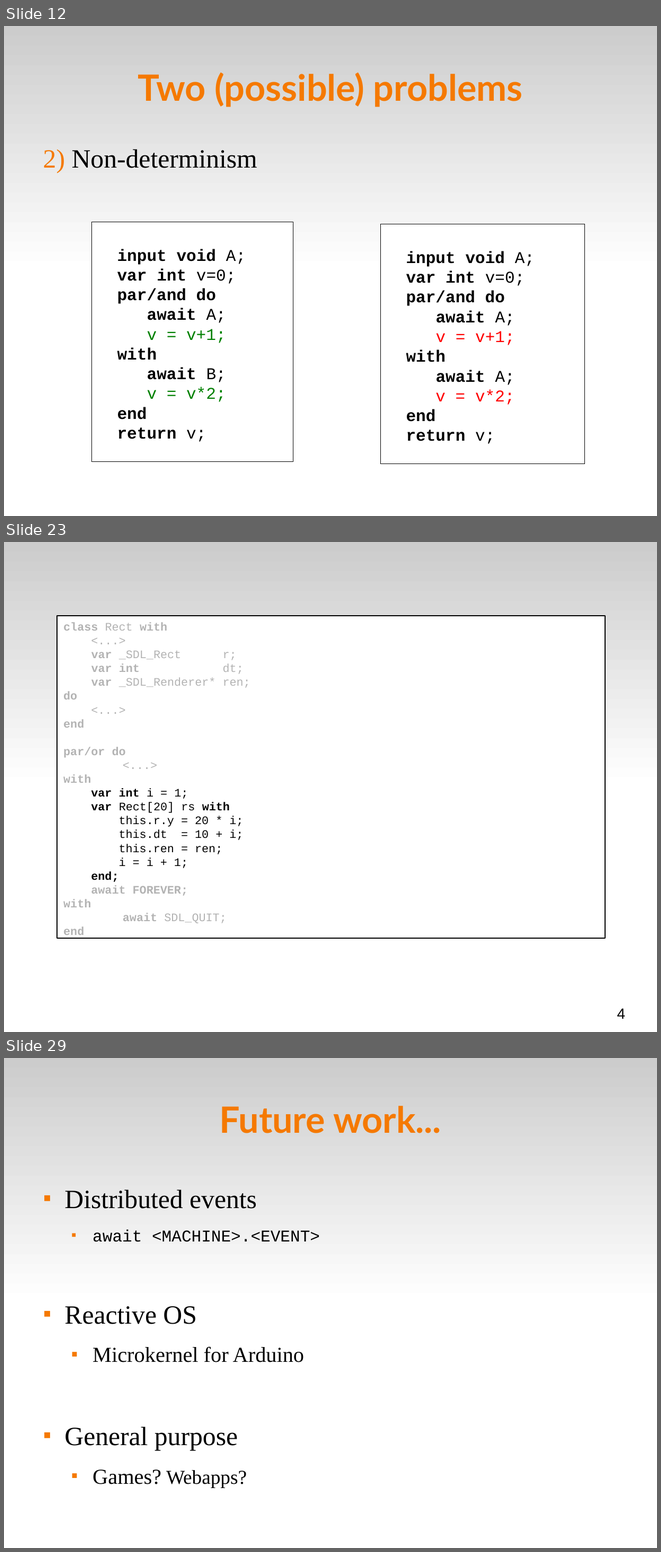
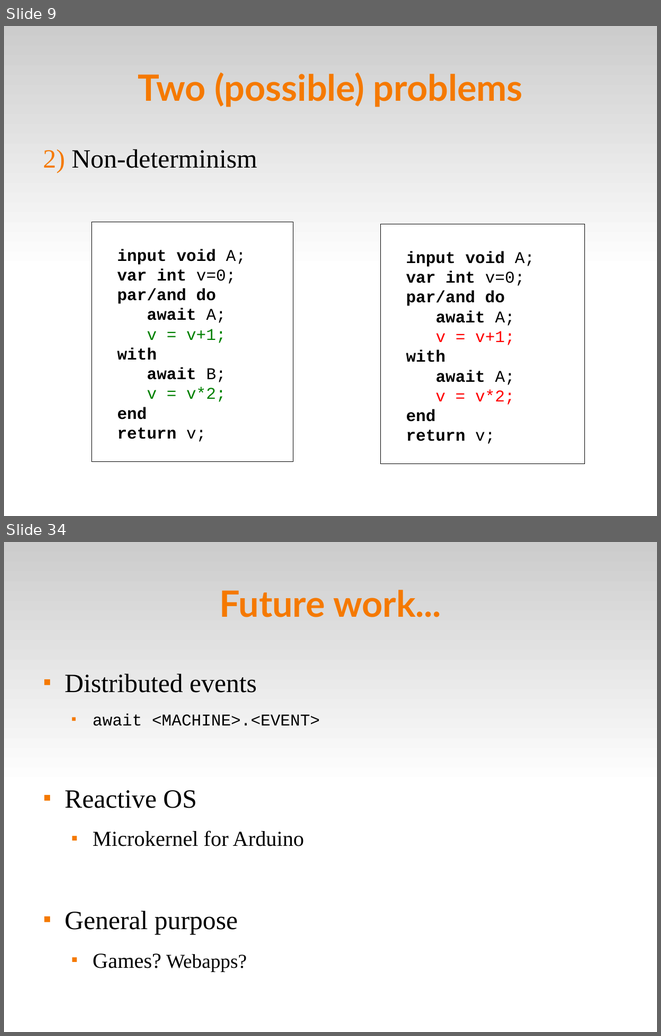
Before and after one commit to fsantanna-no/ceu-docs, a slide deck: ceu_seminarios.odp. Shown one above the other, each under a label of ours: slides 12, 23 and 29 before the commit, slides 9 and 34 after it; the slides between them are not shown. The pictures are 661x1552 and 661x1036 pixels, drawn with LibreOffice and Linux fonts; fonts in the diff are those of the drawing. Boxes give left, top, right and bottom in pixels: in the first picture for what was removed or moved away, otherwise in the second. Text is boxed around its words. In the diff, an @@ line names an element or a change of style, - is before the commit and + after.

```diff
--- a/ceu_seminarios.odp
+++ b/ceu_seminarios.odp
@@ slide 23 removed at <box>4,542,657,1032</box>, background #FFFFFF; not listed: 1 template element that a slide beside it also shows @@
@@ rectangle removed at <box>58,616,606,938</box> @@
-class Rect with
-<...>
-var _SDL_Rect r;
-var int dt;
-var _SDL_Renderer* ren;
-do
-<...>
-end
-par/or do
-<...>
-with
-var int i = 1;
-var Rect[20] rs with
-this.r.y = 20 * i;
-this.dt = 10 + i;
-this.ren = ren;
-i = i + 1;
-end;
-await FOREVER;
-with
-await SDL_QUIT;
-end
@@ text removed at <box>617,1008,626,1018</box> @@
-4
@@ what was slide 12 is now slide 9 @@
@@ what was slide 29 is now slide 34 @@
```
Also in this commit, not shown: 5 slides changed, 46 slides added, 15 other slides removed, 1 other file.
